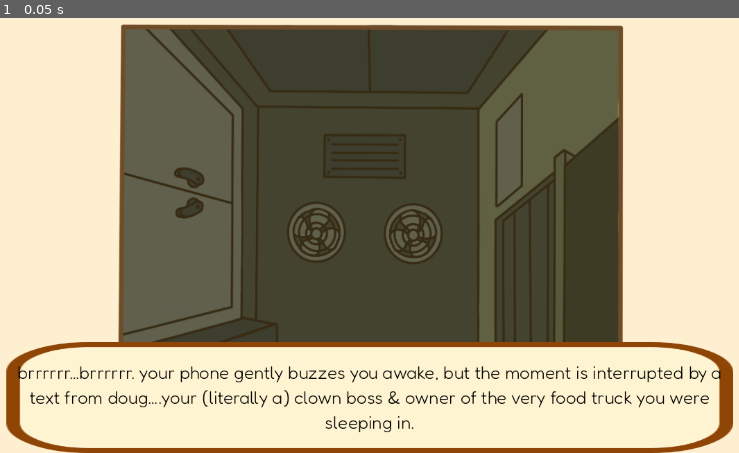
Above: before the commit, frame 1.
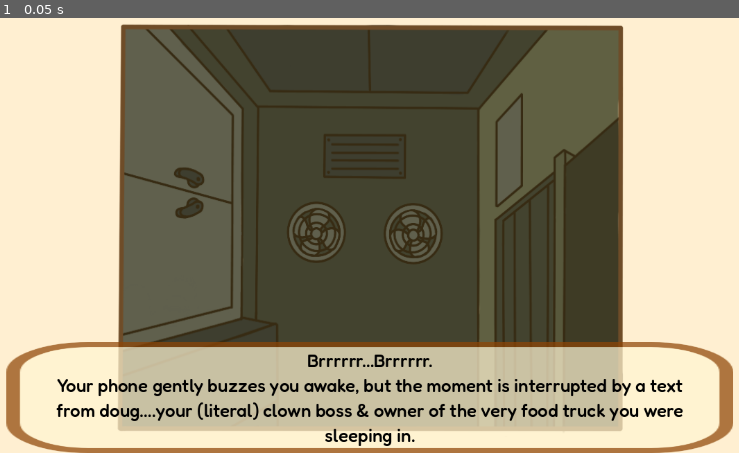
Above: after the commit, the same moment.

Repository: Gus700/FoodTruckBattles
Game: Godot game, scene res://scenes/LoreIntro.tscn
Same seed, same stepped clock (60 frames per second), same inputs: the game is played once before the commit and once after it. This scene is started directly instead of the project's main scene.
Inputs:
- Up to frame 1 (0.05 s): no input

The runs differ from the first frame. In frame 1, 16% of the frame differs, in the area x 0-100%, y 74-100%.

Commit message:
editing layout for intro sequence

Diff:
--- a/scenes/LoreIntro.tscn
+++ b/scenes/LoreIntro.tscn
@@ -3,10 +3,7 @@
 [ext_resource type="Texture2D" uid="uid://ce46mydlen3ui" path="res://assets/loreScenes/intro/intro_bg.png" id="1_nbd7m"]
 [ext_resource type="Texture2D" uid="uid://b5gcuffddrpxd" path="res://assets/UI/tut_bubble.png" id="1_otggd"]
 [ext_resource type="Texture2D" uid="uid://y41fy5hkhdt2" path="res://assets/loreScenes/intro/01.png" id="2_4oqcv"]
-
-[sub_resource type="LabelSettings" id="LabelSettings_74jix"]
-font_size = 26
-font_color = Color(0, 0, 0, 1)
+[ext_resource type="FontFile" uid="uid://c1vtnd0t0k2t4" path="res://assets/fonts/Fredoka-Medium.ttf" id="4_xbvlo"]
 
 [node name="LoreIntro" type="Control"]
 layout_mode = 3
@@ -16,7 +13,7 @@
 grow_horizontal = 2
 grow_vertical = 2
 
-[node name="TextureRect" type="TextureRect" parent="."]
+[node name="GeneralBG" type="TextureRect" parent="."]
 layout_mode = 1
 anchors_preset = 15
 anchor_right = 1.0
@@ -24,6 +21,7 @@
 grow_horizontal = 2
 grow_vertical = 2
 texture = ExtResource("1_nbd7m")
+expand_mode = 1
 
 [node name="Scene" type="Control" parent="."]
 layout_mode = 1
@@ -33,7 +31,7 @@
 grow_horizontal = 2
 grow_vertical = 2
 
-[node name="TextureRect2" type="TextureRect" parent="Scene"]
+[node name="ImgBG" type="TextureRect" parent="Scene"]
 layout_mode = 1
 anchors_preset = 15
 anchor_right = 1.0
@@ -43,7 +41,8 @@
 texture = ExtResource("2_4oqcv")
 expand_mode = 1
 
-[node name="TextureRect" type="TextureRect" parent="Scene"]
+[node name="TextBox" type="TextureRect" parent="Scene"]
+self_modulate = Color(1, 1, 1, 0.717647)
 layout_mode = 1
 anchors_preset = -1
 anchor_left = 0.0416667
@@ -56,15 +55,25 @@
 expand_mode = 1
 metadata/_edit_use_anchors_ = true
 
-[node name="Label" type="Label" parent="Scene/TextureRect"]
+[node name="MarginContainer" type="MarginContainer" parent="Scene/TextBox"]
 layout_mode = 1
 anchors_preset = 15
 anchor_right = 1.0
 anchor_bottom = 1.0
 grow_horizontal = 2
 grow_vertical = 2
-text = "brrrrrr…brrrrrr. your phone gently buzzes you awake, but the moment is interrupted by a text from doug….your (literally a) clown boss & owner of the very food truck you were sleeping in."
-label_settings = SubResource("LabelSettings_74jix")
+theme_override_constants/margin_left = 50
+theme_override_constants/margin_top = 50
+theme_override_constants/margin_right = 50
+theme_override_constants/margin_bottom = 50
+
+[node name="Label" type="Label" parent="Scene/TextBox/MarginContainer"]
+layout_mode = 2
+theme_override_colors/font_color = Color(0, 0, 0, 1)
+theme_override_fonts/font = ExtResource("4_xbvlo")
+theme_override_font_sizes/font_size = 26
+text = "Brrrrrr…Brrrrrr.
+Your phone gently buzzes you awake, but the moment is interrupted by a text from doug….your (literal) clown boss & owner of the very food truck you were sleeping in."
 horizontal_alignment = 1
 vertical_alignment = 1
 autowrap_mode = 2
